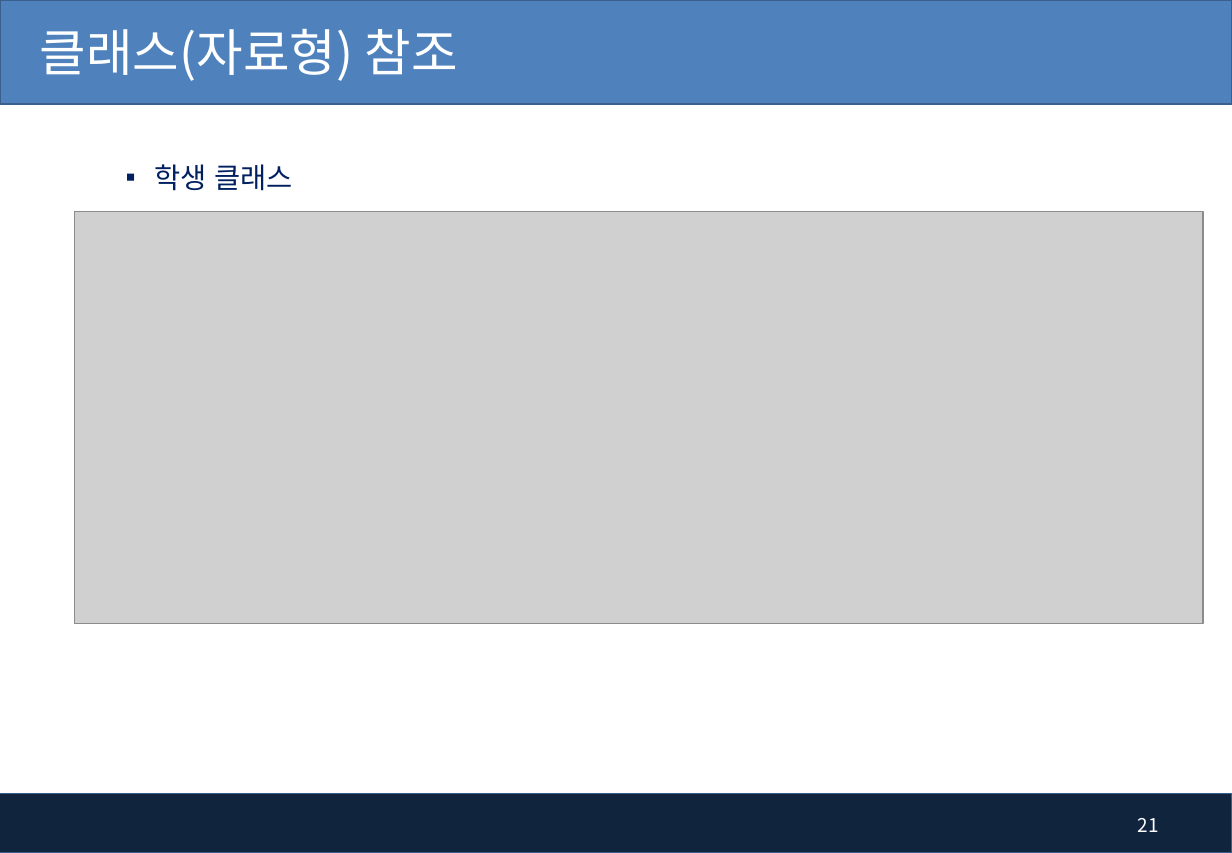
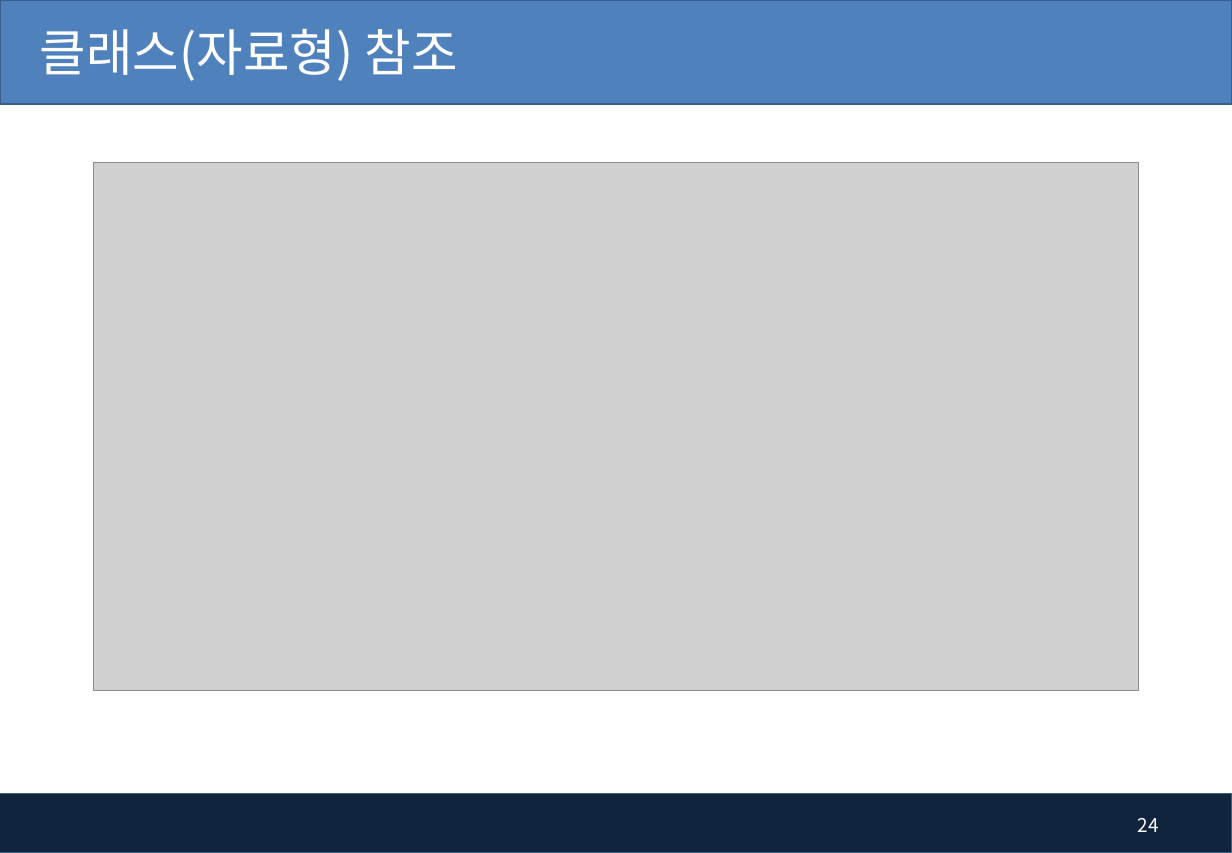
Before and after one commit to pshho/ngreen_project, a slide deck: slide 24 of javaWorks/자료/java_ppt/7장. 배열 객체와 ArrayList.pptx (slide 21 before the commit). Drawn at 1232x853 pixels with LibreOffice and Linux fonts; fonts in the diff are those of the drawing; grey boxes stand for pictures; background and template pictures are left out. Boxes give left, top, right and bottom in pixels: in the first picture for what was removed or moved away, otherwise in the second. Text is boxed around its words. In the diff, an @@ line names an element or a change of style, - is before the commit and + after.

```diff
--- a/javaWorks/자료/java_ppt/7장. 배열 객체와 ArrayList.pptx
+++ b/javaWorks/자료/java_ppt/7장. 배열 객체와 ArrayList.pptx
@@ picture: place and size @@
-picture at [74, 212, 1204, 623]
+picture at [93, 163, 1138, 691]
@@ text removed at [154, 164, 292, 191] @@
-▪ 학생 클래스
@@ page number at [1138, 818, 1159, 832]: text changed @@
-21
+24
```
Also in this commit, not shown: 8 other slides changed, 3 slides added, 24 other files.
